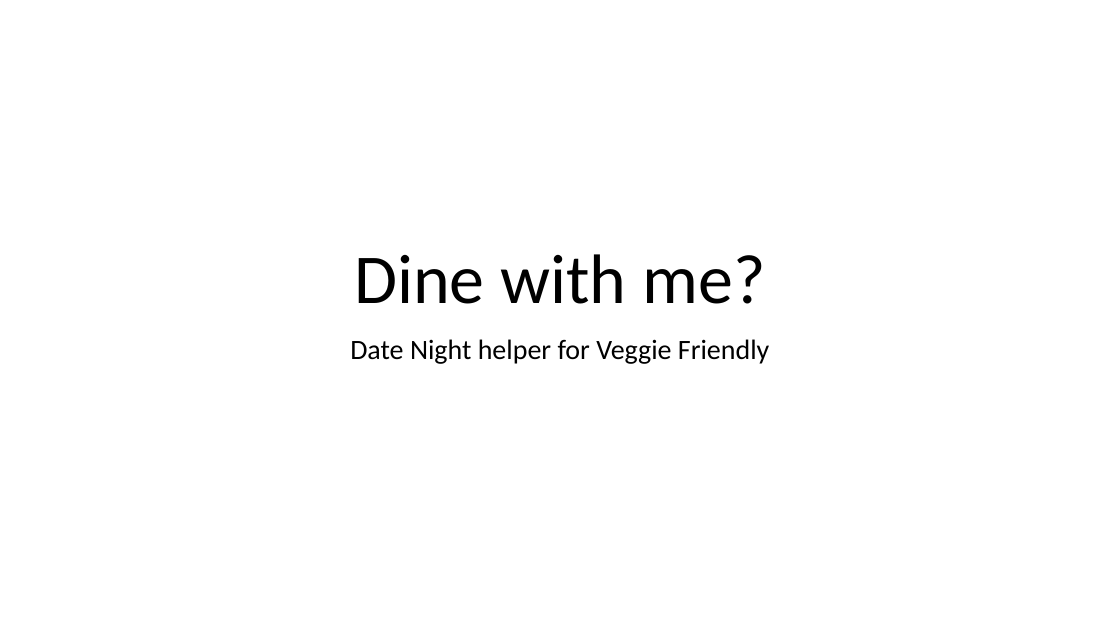
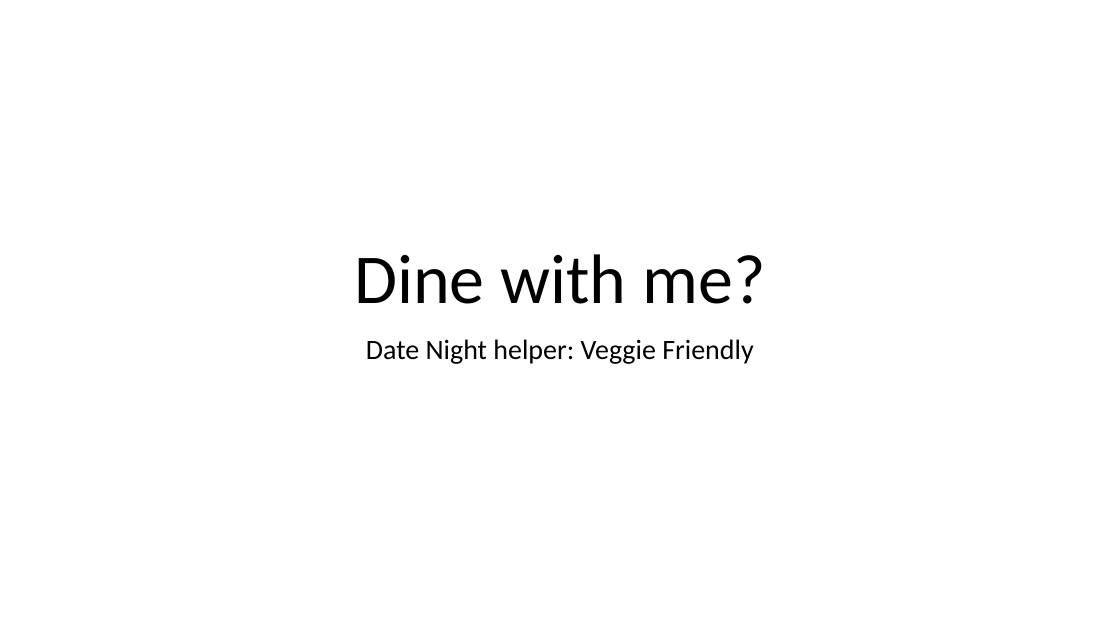
Before and after one commit to nReyna/capstone-VeCan-or-VeCant, a slide deck: slide 1 of PrestOutline.pptx. Drawn at 1120x630 pixels with LibreOffice and Linux fonts; fonts in the diff are those of the drawing. Boxes give left, top, right and bottom in pixels: in the first picture for what was removed or moved away, otherwise in the second. Text is boxed around its words. In the diff, an @@ line names an element or a change of style, - is before the commit and + after.

```diff
--- a/PrestOutline.pptx
+++ b/PrestOutline.pptx
@@ subtitle at [366, 339, 753, 364]: text changed @@
-Date Night helper for Veggie Friendly
+Date Night helper: Veggie Friendly
```
Also in this commit, not shown: 3 other slides changed.
